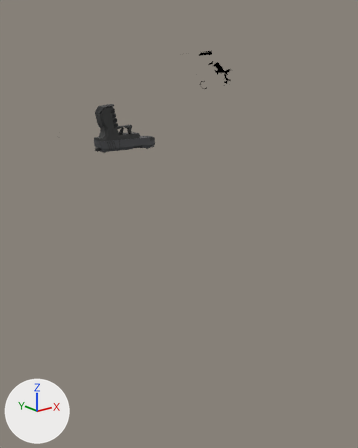
An edit to the glTF model scenes/pilot/pilot_pistol_kit.glb, drawn before and after from the same camera.
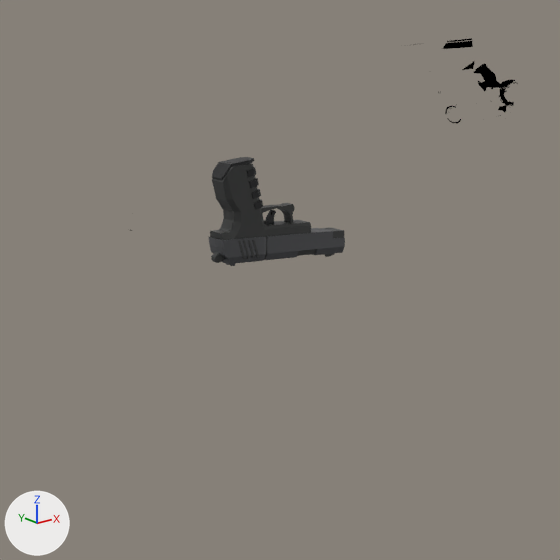
Each version appears first whole from a camera (50 mm lens) standing at (-1.515, -1.755, 1.658) and looking at (-0.109, 0.002, 0.955), and next in a close-up on the part from 0% to 70% of the width and 7% to 64% of the height. The axes (+X, +Y, +Z) are drawn at lower left. The lights are the same throughout. The older version's two pictures come first.

Objects in the first close-up: 'Pilot_SWAT', 'PistolProp'.
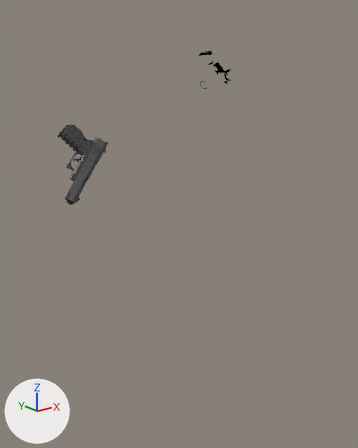
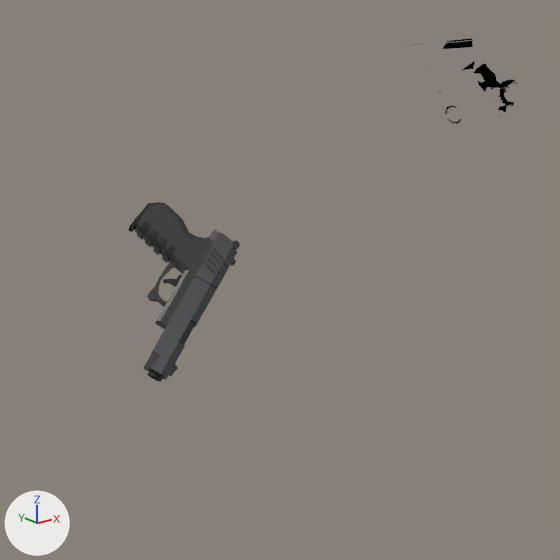
Edits to the bpy script that builds the scene:
```text
Change ob_pistolprop:
    ob_pistolprop.rotation_euler: (0.022, -0.0318, 1.617) -> (0.979, -0.365, -1.935)  # degrees (1.3, -1.8, 93) -> degrees (56, -21, -111)
```

Changed parts and their boxes (x1, y1, x2, y2) in the close-ups (560 x 560 px):
'PistolProp', turned
    before: (209, 157, 345, 266)
    after: (137, 202, 240, 382)
